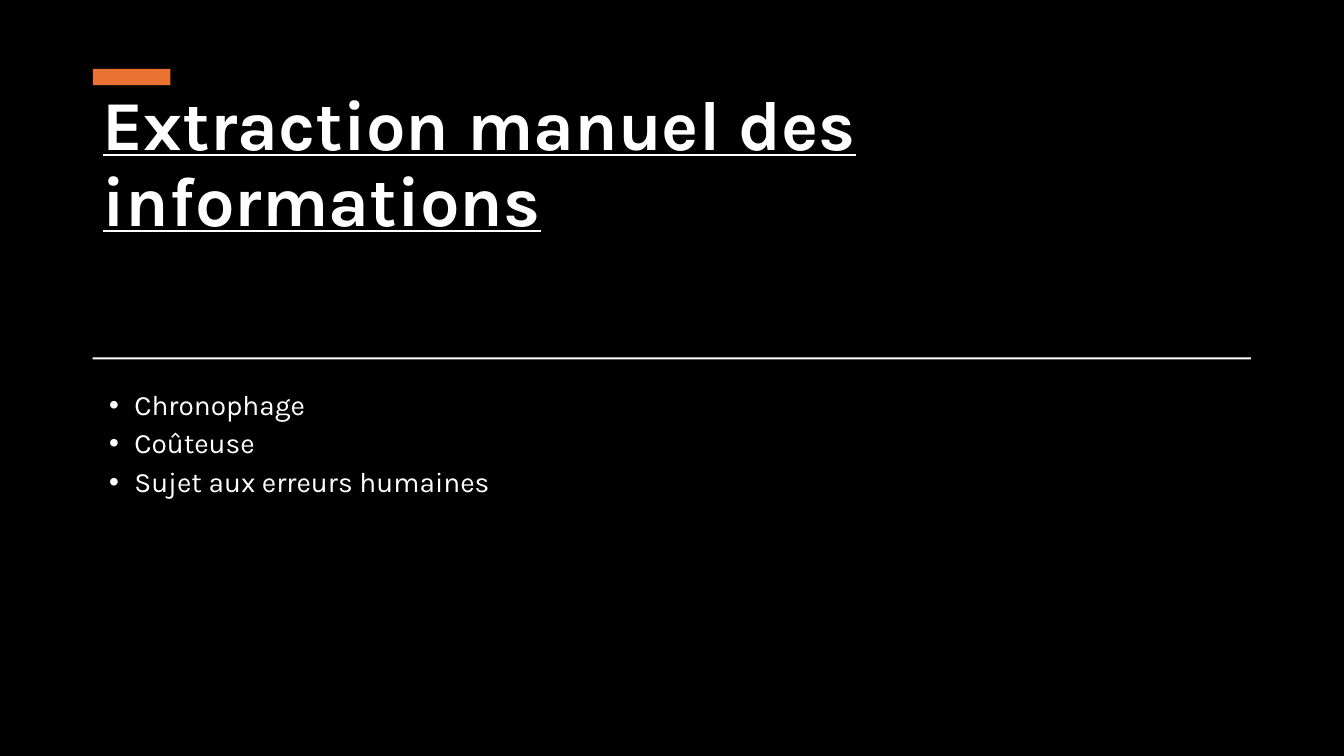
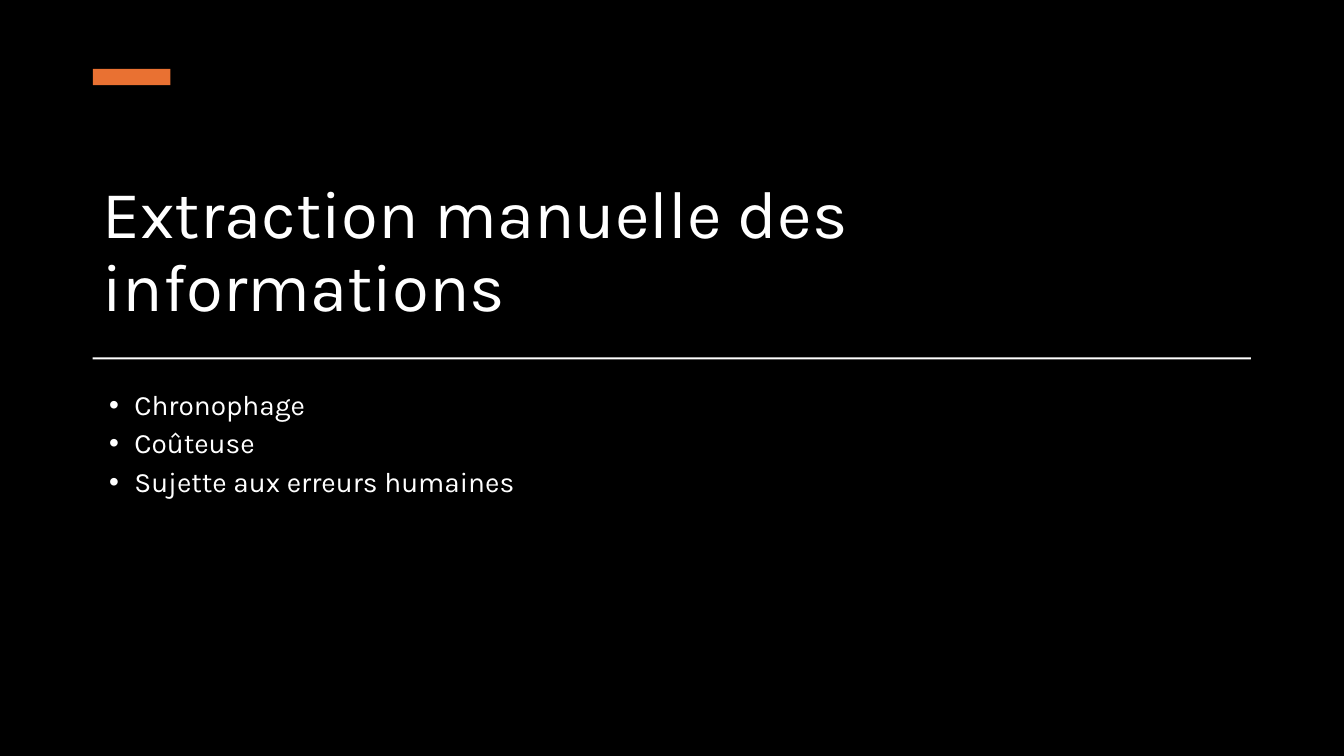
Before and after one commit to IzowRM/Stage-Cetic, a slide deck: slide 4 of Doc Slide/Enhanced Automated Construction Quantity Takeoff.pptx. Drawn at 1344x756 pixels with LibreOffice and Linux fonts; fonts in the diff are those of the drawing; background and template pictures are left out; a plain dark background stands for a picture behind light text. Boxes give left, top, right and bottom in pixels: in the first picture for what was removed or moved away, otherwise in the second. Text is boxed around its words. In the diff, an @@ line names an element or a change of style, - is before the commit and + after.

```diff
--- a/Doc Slide/Enhanced Automated Construction Quantity Takeoff.pptx
+++ b/Doc Slide/Enhanced Automated Construction Quantity Takeoff.pptx
@@ text at <box>103,191,848,312</box>: text changed; size 50 to 48 pt; bold off @@
-Extraction manuel des informations
+Extraction manuelle des informations
@@ text at <box>134,472,514,499</box>: text changed @@
-• Sujet aux erreurs humaines
+• Sujette aux erreurs humaines
```
Also in this commit, not shown: 4 other slides changed, 11 slides added, 33 other files.
